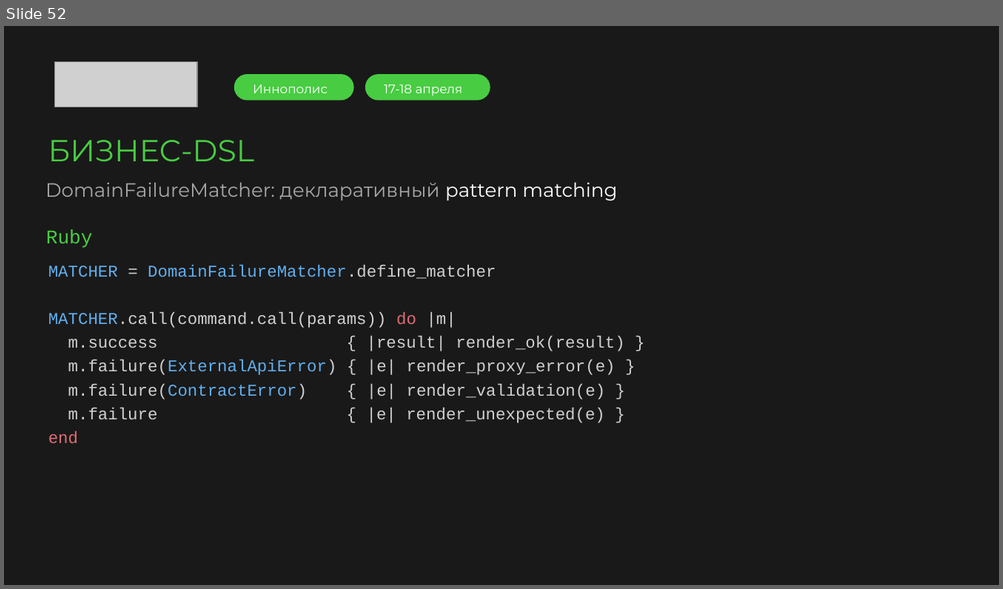
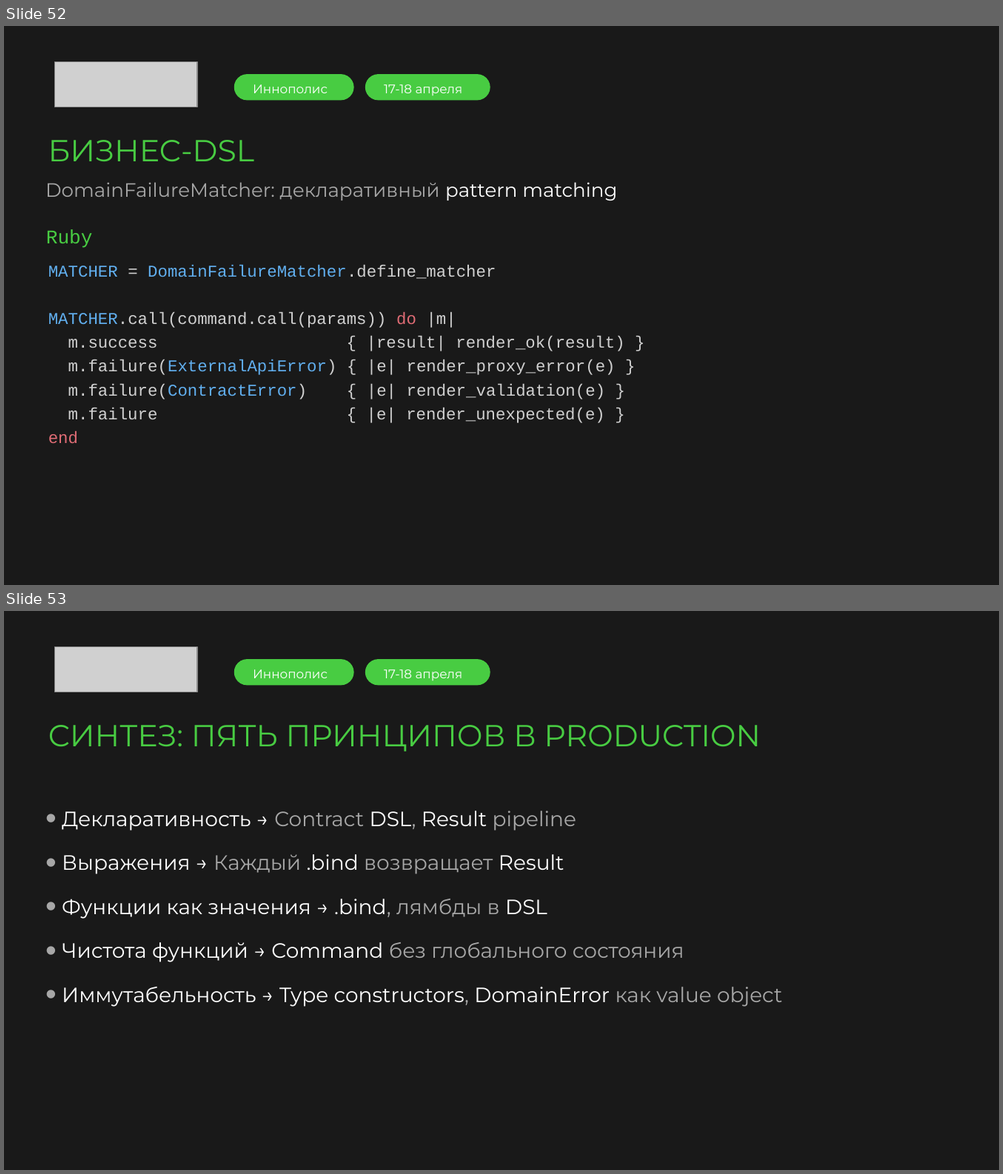
Before and after one commit to argent-smith/presentations, a slide deck: FP_Talk_2026/merge/presentation.pptx. Shown one above the other, each under a label of ours: slide 52 before the commit, slides 52 and 53 after it. The pictures are 1003x589 and 1003x1174 pixels, drawn with LibreOffice and Linux fonts; fonts in the diff are those of the drawing; grey boxes stand for pictures; background and template pictures are left out. Boxes give left, top, right and bottom in pixels: in the first picture for what was removed or moved away, otherwise in the second. Text is boxed around its words. In the diff, an @@ line names an element or a change of style, - is before the commit and + after.

```diff
--- a/FP_Talk_2026/merge/presentation.pptx
+++ b/FP_Talk_2026/merge/presentation.pptx
@@ slide 53 added at [4, 611, 999, 1170], background picture (left out) @@
@@ picture added at [55, 647, 197, 692] @@
@@ rounded rectangle added at [233, 659, 353, 684], fill #48CC42 @@
@@ text added at [253, 669, 327, 678], 9 pt, text #FFFFFF @@
+Иннополис
@@ rounded rectangle added at [365, 659, 490, 684], fill #48CC42 @@
@@ text added at [384, 669, 463, 681], 9 pt, text #FFFFFF @@
+17-18 апреля
@@ text added at [48, 725, 760, 752], 22 pt, text #48CC42 @@
+СИНТЕЗ: ПЯТЬ ПРИНЦИПОВ В PRODUCTION
@@ text added at [62, 811, 782, 1007], 15 pt, text #FFFFFF @@
+• Декларативность → Contract DSL, Result pipeline
+• Выражения → Каждый .bind возвращает Result
+• Функции как значения → .bind, лямбды в DSL
+• Чистота функций → Command без глобального состояния
+• Иммутабельность → Type constructors, DomainError как value object
```
Also in this commit, not shown: 1 slide changed, 1 other slide added, 1 other file.
